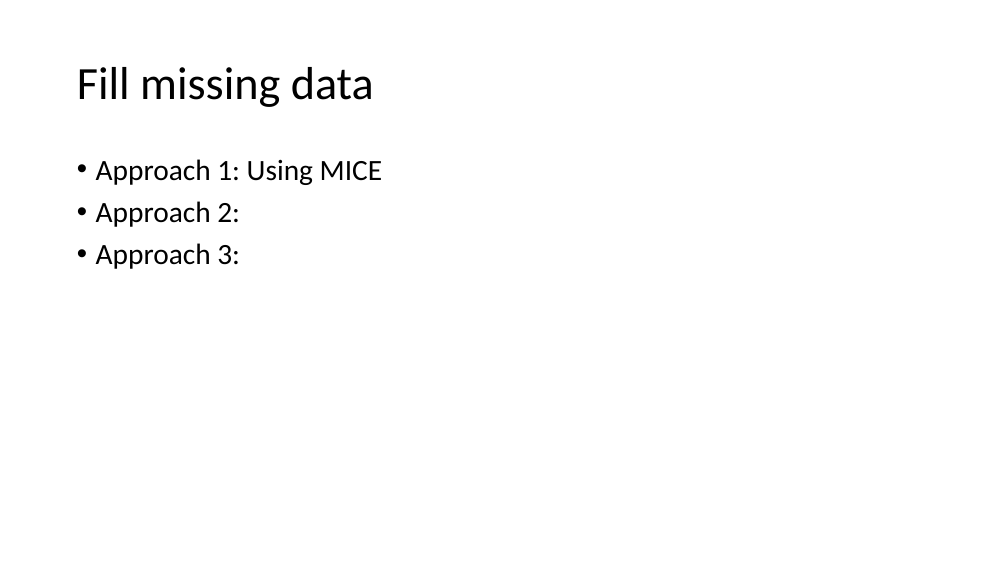
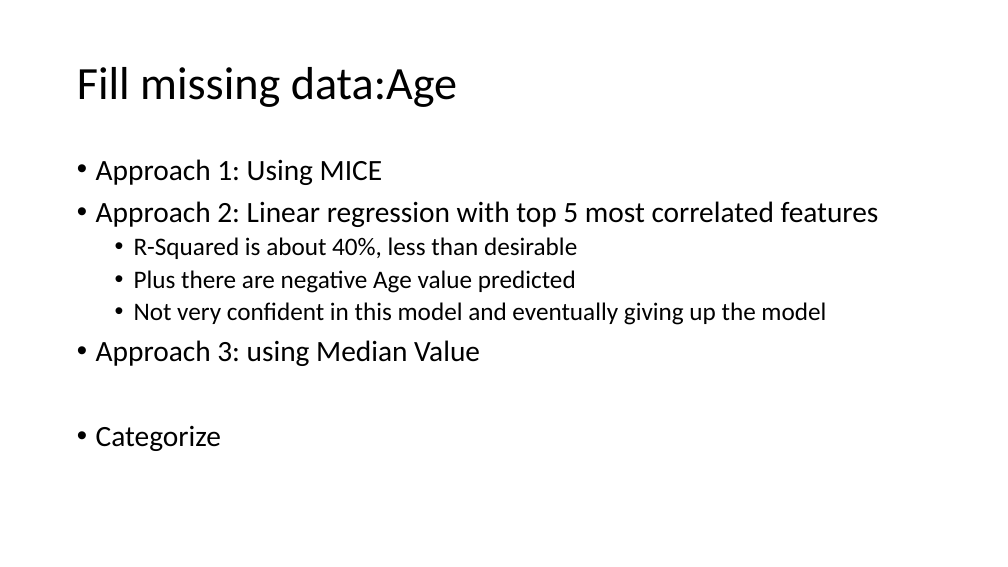
Before and after one commit to lifengzhi/msa_mh8101_or1_lp, a slide deck: slide 9 of msa_mh8111_as1_kaggle_project/Titianic.pptx. Drawn at 1008x567 pixels with LibreOffice and Linux fonts; fonts in the diff are those of the drawing. Boxes give left, top, right and bottom in pixels: in the first picture for what was removed or moved away, otherwise in the second. Text is boxed around its words. In the diff, an @@ line names an element or a change of style, - is before the commit and + after.

```diff
--- a/msa_mh8111_as1_kaggle_project/Titianic.pptx
+++ b/msa_mh8111_as1_kaggle_project/Titianic.pptx
@@ title at [77, 67, 457, 107]: text changed @@
-Fill missing data
+Fill missing data:Age
@@ text at [96, 201, 879, 451]: text changed; size 28 to 24 pt @@
-• Approach 2:
-• Approach 3:
+• Approach 2: Linear regression with top 5 most correlated features
+  • R-Squared is about 40%, less than desirable
+  • Plus there are negative Age value predicted
+  • Not very confident in this model and eventually giving up the model
+• Approach 3: using Median Value
+• Categorize
```
Also in this commit, not shown: 1 other file.
